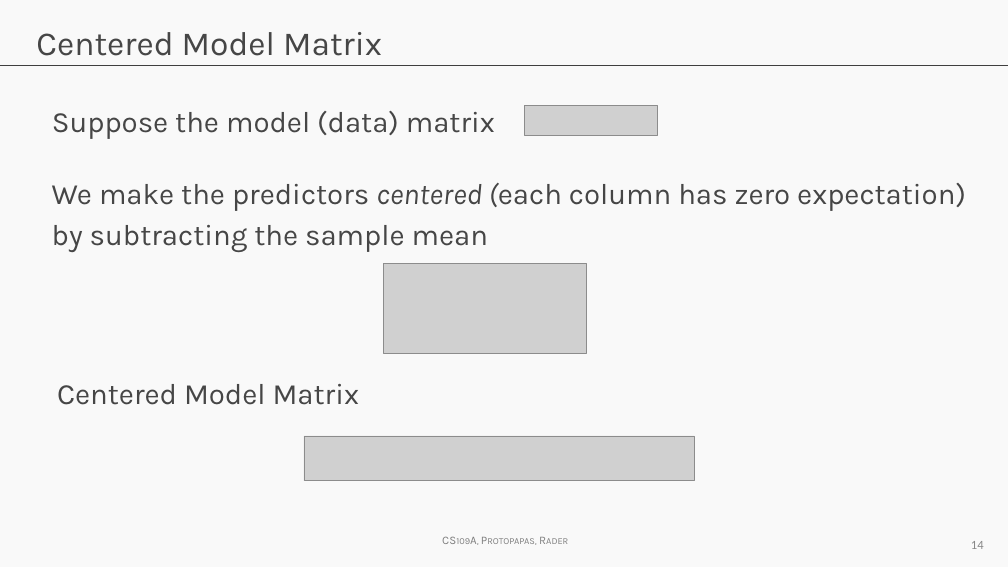
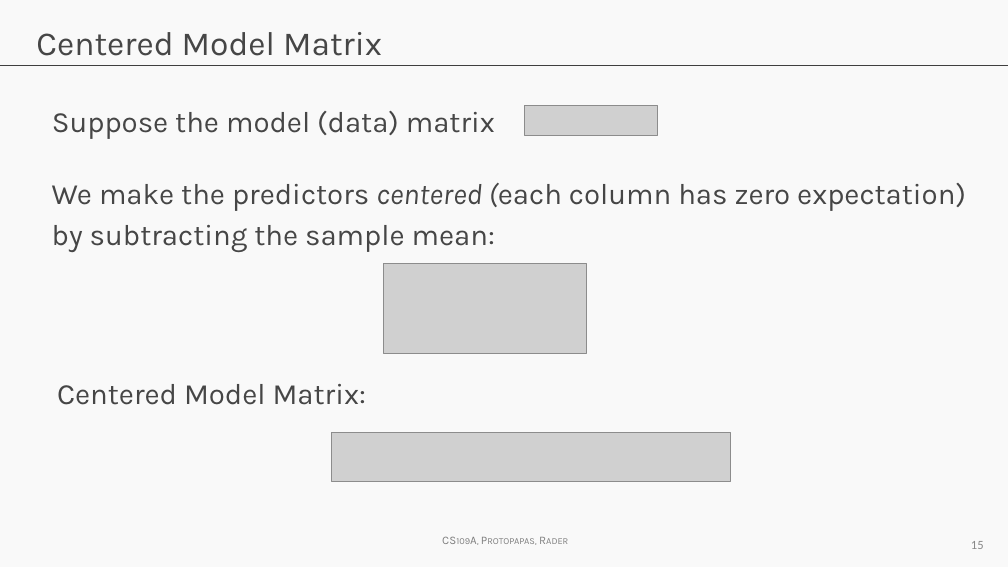
Before and after one commit to Harvard-IACS/2018-CS109A, a slide deck: slide 15 of content/a-sections/a-sec-4/Adv_Section4_Slides_PCA.pptx (slide 14 before the commit). Drawn at 1008x567 pixels with LibreOffice and Linux fonts; fonts in the diff are those of the drawing; grey boxes stand for pictures; background and template pictures are left out. Boxes give left, top, right and bottom in pixels: in the first picture for what was removed or moved away, otherwise in the second. Text is boxed around its words. In the diff, an @@ line names an element or a change of style, - is before the commit and + after.

```diff
--- a/content/a-sections/a-sec-4/Adv_Section4_Slides_PCA.pptx
+++ b/content/a-sections/a-sec-4/Adv_Section4_Slides_PCA.pptx
@@ text at box(52, 183, 966, 252): text changed @@
-We make the predictors centered (each column has zero expectation) by subtracting the sample mean
+We make the predictors centered (each column has zero expectation) by subtracting the sample mean:
@@ text at box(57, 384, 366, 405): text changed @@
-Centered Model Matrix
+Centered Model Matrix:
@@ picture: place and size @@
-picture at box(304, 436, 695, 481)
+picture at box(332, 433, 731, 482)
@@ page number at box(971, 541, 984, 549): text changed @@
-14
+15
```
Also in this commit, not shown: 21 other slides changed, 2 slides added, 1 slide removed, 1 other file.
